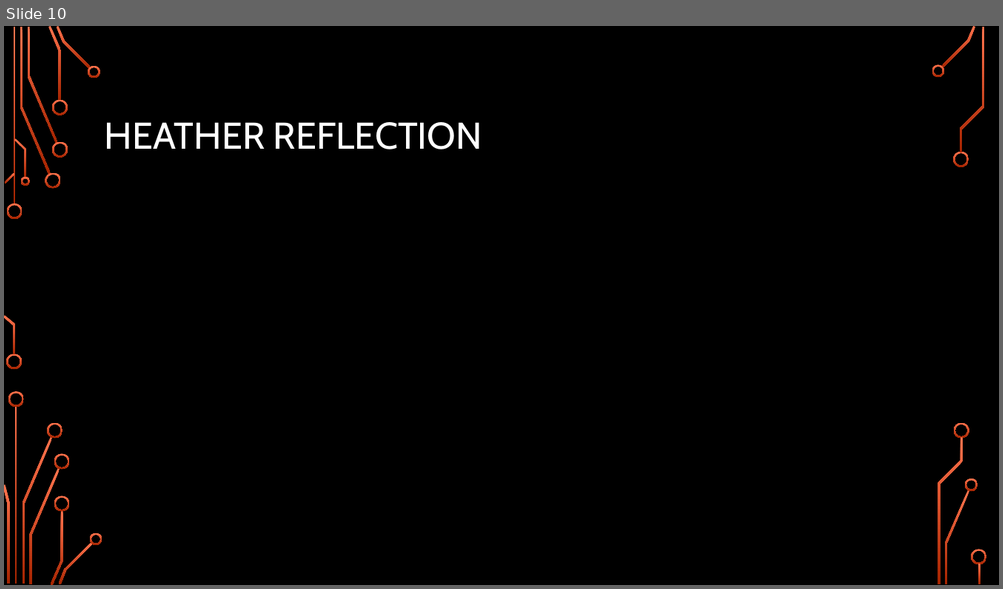
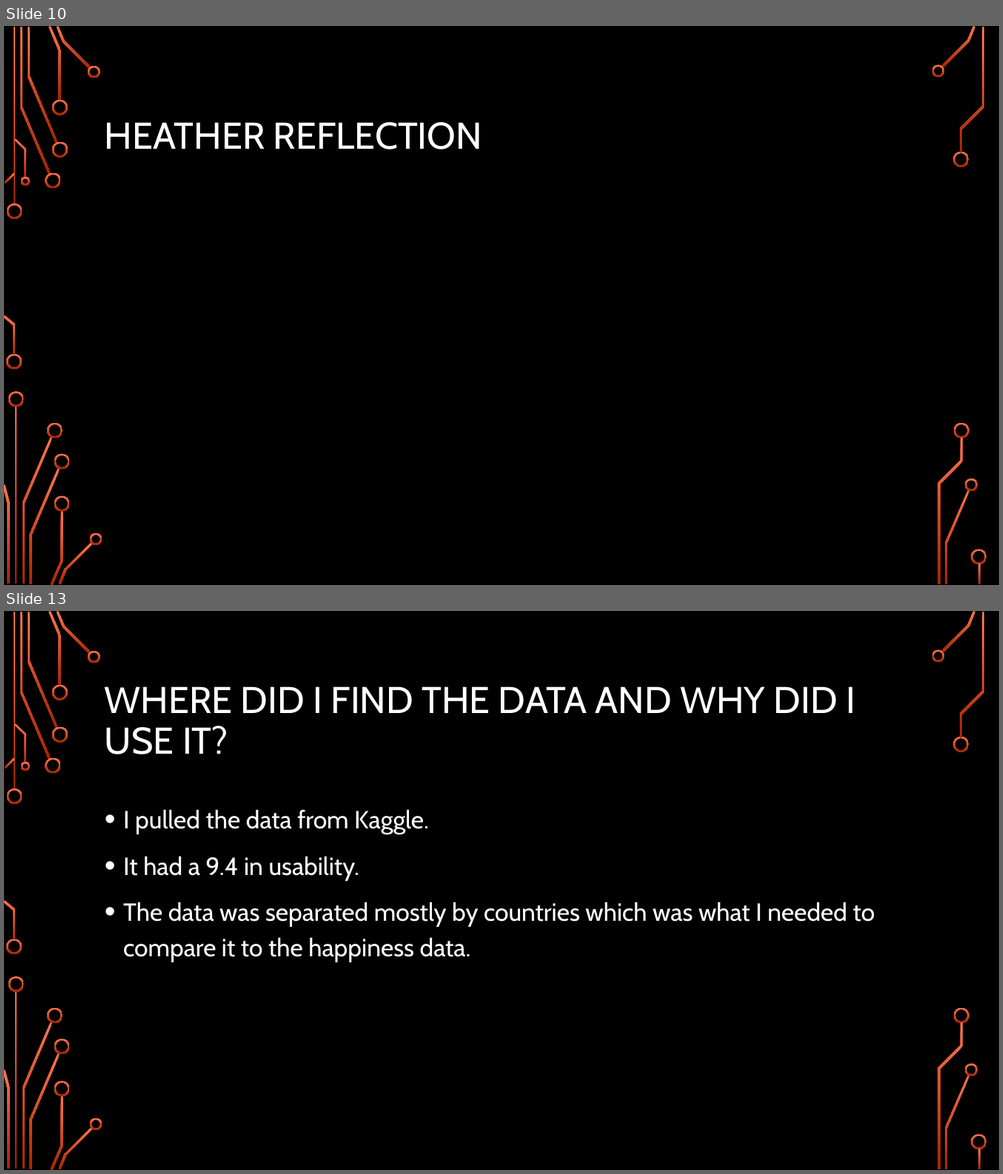
Before and after one commit to HBarker74582/Hap-Py, a slide deck: The Dimensions of Happiness.pptx. Shown one above the other, each under a label of ours: slide 10 before the commit, slides 10 and 13 after it; the slides between them are not shown. The pictures are 1003x589 and 1003x1174 pixels, drawn with LibreOffice and Linux fonts; fonts in the diff are those of the drawing; background and template pictures are left out. Boxes give left, top, right and bottom in pixels: in the first picture for what was removed or moved away, otherwise in the second. Text is boxed around its words. In the diff, an @@ line names an element or a change of style, - is before the commit and + after.

```diff
--- a/The Dimensions of Happiness.pptx
+++ b/The Dimensions of Happiness.pptx
@@ slide 13 added at (x1=4, y1=611, x2=999, y2=1170), background picture (left out); not listed: 36 template elements that a slide beside it also shows @@
@@ title added at (x1=105, y1=686, x2=855, y2=755), 36 pt, text #FFFFFF @@
+WHERE DID I FIND THE DATA AND WHY DID I USE IT?
@@ text added at (x1=123, y1=809, x2=875, y2=963), 24 pt, text #FFFFFF @@
+• I pulled the data from Kaggle.
+• It had a 9.4 in usability.
+• The data was separated mostly by countries which was what I needed to compare it to the happiness data.
```
Also in this commit, not shown: 10 other slides added, 4 other files.
